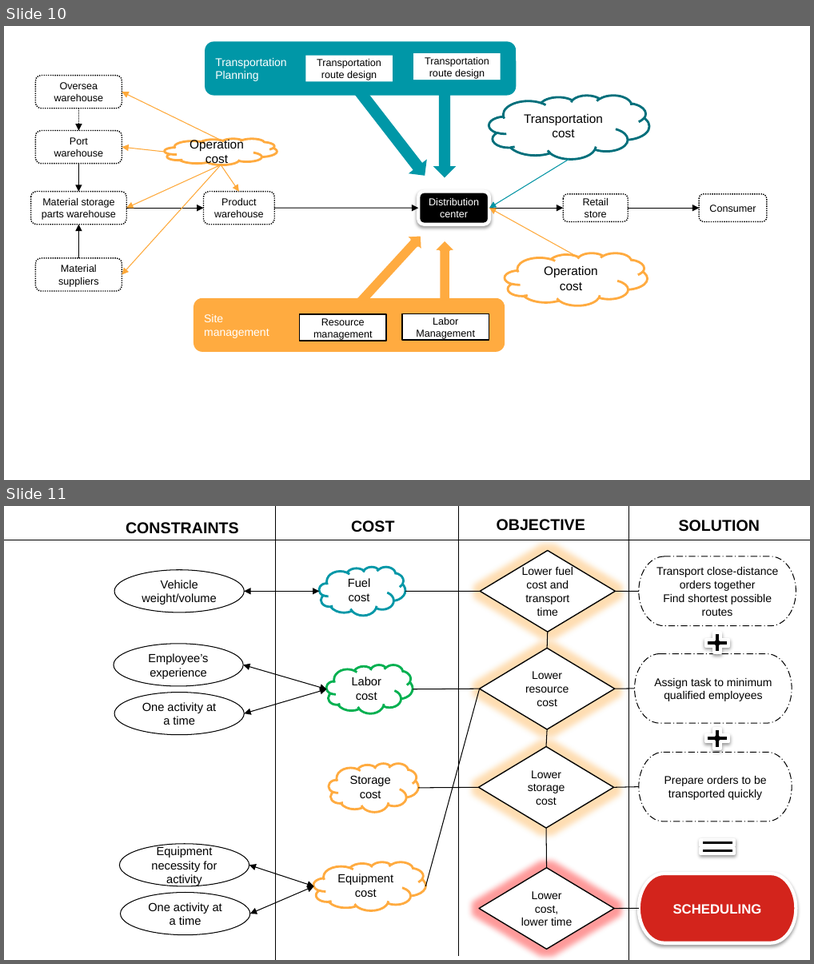
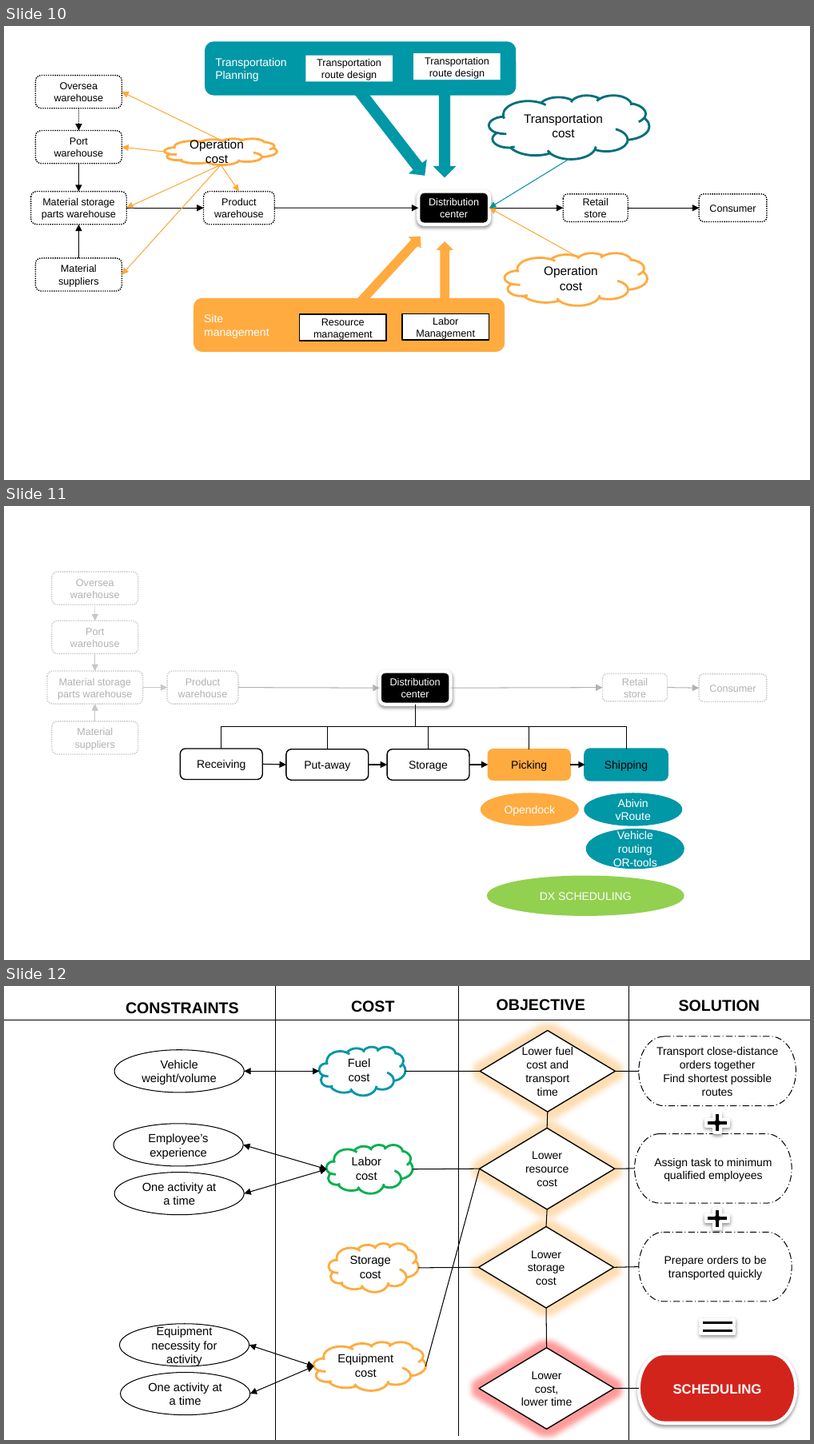
Before and after one commit to hongeinh/Techfest, a slide deck: Logistics-Problem_statement.pptx. Shown one above the other, each under a label of ours: slides 10 and 11 before the commit, slides 10, 11 and 12 after it. The pictures are 814x964 and 814x1444 pixels, drawn with LibreOffice and Linux fonts; fonts in the diff are those of the drawing. Boxes give left, top, right and bottom in pixels: in the first picture for what was removed or moved away, otherwise in the second. Text is boxed around its words. In the diff, an @@ line names an element or a change of style, - is before the commit and + after.

```diff
--- a/Logistics-Problem_statement.pptx
+++ b/Logistics-Problem_statement.pptx
@@ slide 11 added at [4, 506, 810, 960], background #FFFFFF @@
@@ rounded rectangle added at [51, 572, 138, 604], fill #FFFFFF, outline #C8C8C8 1 pt dashed, 9 pt, text #B2B2B2 @@
+Oversea warehouse
@@ rounded rectangle added at [51, 620, 138, 653], fill #FFFFFF, outline #C8C8C8 1 pt dashed, 9 pt, text #B2B2B2 @@
+Port warehouse
@@ arrow added from (95, 604) to (95, 620), #C8C8C8 0.75 pt dashed @@
@@ rounded rectangle added at [47, 671, 143, 704], fill #FFFFFF, outline #C8C8C8 1 pt dashed, 9 pt, text #B2B2B2 @@
+Material storage parts warehouse
@@ arrow added from (95, 653) to (95, 671), #C8C8C8 0.75 pt @@
@@ rounded rectangle added at [168, 671, 238, 704], fill #FFFFFF, outline #C8C8C8 1 pt dashed, 9 pt, text #B2B2B2 @@
+Product warehouse
@@ rounded rectangle added at [380, 672, 450, 704], fill #000000, outline #FFFFFF 3 pt, 9 pt, text #FFFFFF @@
+Distribution center
@@ arrow added from (142, 688) to (168, 688), #C8C8C8 0.75 pt @@
@@ arrow added from (238, 688) to (380, 688), #B2B2B2 0.75 pt @@
@@ arrow added from (450, 688) to (603, 688), #B2B2B2 0.75 pt @@
@@ rounded rectangle added at [603, 674, 668, 701], fill #FFFFFF, outline #C8C8C8 1 pt dashed, 9 pt, text #B2B2B2 @@
+Retail store
@@ arrow added from (668, 688) to (699, 688), #B2B2B2 0.75 pt @@
@@ rounded rectangle added at [699, 674, 767, 701], fill #FFFFFF, outline #C8C8C8 1 pt dashed, 9 pt, text #B2B2B2 @@
+Consumer
@@ rounded rectangle added at [51, 721, 138, 754], fill #FFFFFF, outline #C8C8C8 1 pt dashed, 9 pt, text #B2B2B2 @@
+Material suppliers
@@ arrow added from (95, 721) to (95, 704), #C8C8C8 0.75 pt @@
@@ elbow line added from (415, 704) to (222, 748), #000000 0.75 pt @@
@@ elbow line added from (415, 704) to (327, 748), #000000 0.75 pt @@
@@ elbow line added from (415, 704) to (428, 748), #000000 0.75 pt @@
@@ elbow line added from (415, 704) to (530, 748), #000000 0.75 pt @@
@@ elbow line added from (415, 704) to (626, 748), #000000 0.75 pt @@
@@ rounded rectangle added at [181, 748, 263, 780], fill #FFFFFF, outline #000000 1 pt, 10 pt, text #000000 @@
+Receiving
@@ arrow added from (263, 764) to (286, 764), #000000 0.75 pt @@
@@ rounded rectangle added at [286, 748, 369, 780], fill #FFFFFF, outline #000000 1 pt, 10 pt, text #000000 @@
+Put-away
@@ arrow added from (369, 764) to (387, 764), #000000 0.75 pt @@
@@ rounded rectangle added at [387, 748, 470, 780], fill #FFFFFF, outline #000000 1 pt, 10 pt, text #000000 @@
+Storage
@@ arrow added from (470, 764) to (488, 764), #000000 0.75 pt @@
@@ rounded rectangle added at [488, 748, 570, 780], fill #FFAB40, outline #FFAB40 1 pt, 10 pt, text #000000 @@
+Picking
@@ arrow added from (571, 764) to (586, 764), #000000 0.75 pt @@
@@ rounded rectangle added at [586, 748, 668, 780], fill #0097A7, outline #0097A7 2 pt, 10 pt, text #000000 @@
+Shipping
@@ ellipse added at [482, 794, 578, 824], fill #FFAB40, outline #FFAB40 2 pt, 10 pt, text #FFFFFF @@
+Opendock
@@ ellipse added at [586, 794, 682, 824], fill #0097A7, outline #0097A7 2 pt, 10 pt, text #FFFFFF @@
+Abivin vRoute
@@ ellipse added at [587, 829, 683, 868], fill #0097A7, outline #0097A7 2 pt, 10 pt, text #FFFFFF @@
+Vehicle routing OR-tools
@@ ellipse added at [488, 876, 683, 914], fill #92D050, outline #92D050 2 pt, 10 pt, text #FFFFFF @@
+DX SCHEDULING
@@ what was slide 11 is now slide 12 @@
```
Also in this commit, not shown: 2 slides changed, 2 other slides added, 10 other files.
